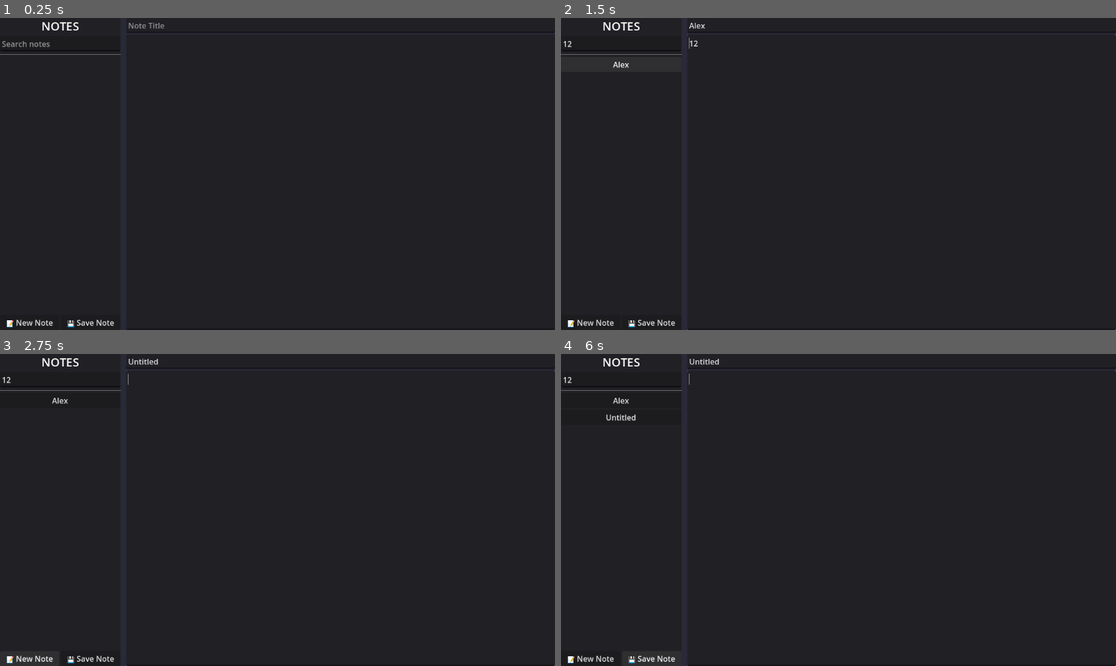
Above: before the commit, frames 1-4 (two rows, left to right).
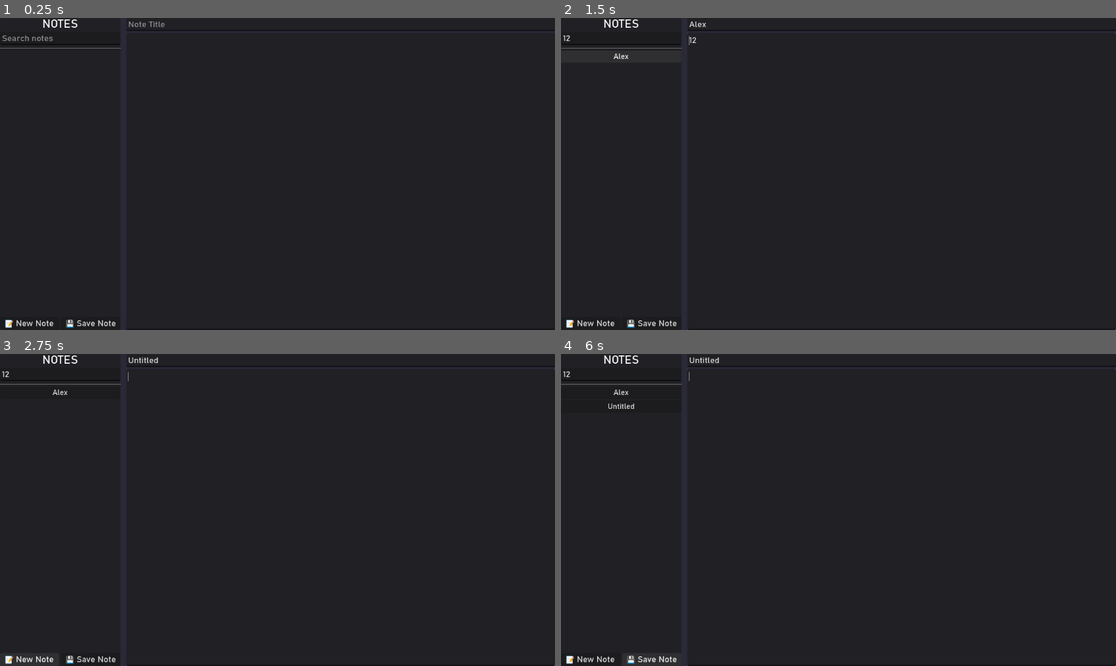
Above: after the commit, the same moments.

Repository: FroglightInteractive/FroglightNotes
Game: Godot game, scene res://scenes/main_window.tscn
Same seed, same stepped clock (60 frames per second), same inputs: the game is played once before the commit and once after it.
Inputs (mouse positions are in pixels of both pictures, inside the frame that each line leads up to):
- Up to frame 1 (0.25 s): no input
- Up to frame 2 (1.5 s): click (622, 42) at 0.52 s; type "12" at 0.6 s; click (899, 24) at 0.75 s; type "Alex" at 0.83 s; click (899, 183) at 0.98 s; type "12" at 1.07 s; click "Alex" at 1.25 s
- Up to frame 3 (2.75 s): click "📝 New Note" at 2 s
- Up to frame 4 (6 s): click "📝 New Note" at 2.75 s; click "Alex" at 3.5 s; click "Alex" at 4.25 s; click "📝 New Note" at 5 s; click "💾 Save Note" at 5.75 s

The runs differ from the first frame. In frame 1, 0.9% of the frame differs, in the area x 0-100%, y 0-100%; in frame 2, 0.9%; in frame 3, 0.8%; in frame 4, 0.9%.

Commit message:
added bahnschrift as font

Diff:
--- a/scenes/main_window.tscn
+++ b/scenes/main_window.tscn
@@ -1,8 +1,10 @@
-[gd_scene load_steps=3 format=3 uid="uid://d4jwm4nfj8skh"]
+[gd_scene load_steps=4 format=3 uid="uid://d4jwm4nfj8skh"]
 
 [ext_resource type="Script" uid="uid://cig7iccmnmjio" path="res://scripts/main_window.gd" id="1_ac7cv"]
+[ext_resource type="FontFile" uid="uid://byypkayusmc3f" path="res://assets/fonts/bahnschrift.ttf" id="2_52e18"]
 
 [sub_resource type="LabelSettings" id="LabelSettings_p671h"]
+font = ExtResource("2_52e18")
 font_size = 24
 
 [node name="MainWindow" type="Control"]
@@ -63,6 +65,8 @@
 
 [node name="SeachNotes" type="LineEdit" parent="VBoxContainer/MainUI/HSplitContainer/NoteList/VBoxContainer"]
 layout_mode = 2
+theme_override_fonts/font = ExtResource("2_52e18")
+theme_override_font_sizes/font_size = 18
 placeholder_text = "Search notes"
 
 [node name="HSeparator" type="HSeparator" parent="VBoxContainer/MainUI/HSplitContainer/NoteList/VBoxContainer"]
@@ -87,6 +91,8 @@
 layout_mode = 2
 size_flags_horizontal = 3
 focus_mode = 0
+theme_override_fonts/font = ExtResource("2_52e18")
+theme_override_font_sizes/font_size = 18
 text = "📝 New Note"
 expand_icon = true
 
@@ -94,6 +100,8 @@
 layout_mode = 2
 size_flags_horizontal = 3
 focus_mode = 0
+theme_override_fonts/font = ExtResource("2_52e18")
+theme_override_font_sizes/font_size = 18
 text = "💾 Save Note"
 expand_icon = true
 
@@ -107,8 +115,12 @@
 [node name="NotesTitle" type="LineEdit" parent="VBoxContainer/MainUI/HSplitContainer/VBoxContainer/HBoxContainer"]
 layout_mode = 2
 size_flags_horizontal = 3
+theme_override_fonts/font = ExtResource("2_52e18")
+theme_override_font_sizes/font_size = 18
 placeholder_text = "Note Title"
 
-[node name="NotesEditor" type="TextEdit" parent="VBoxContainer/MainUI/HSplitContainer/VBoxContainer"]
+[node name="NotesEditor" type="TextEdit" parent="VBoxContainer/MainUI/HSplitContainer/VBoxContainer" groups=["editor"]]
 layout_mode = 2
 size_flags_vertical = 3
+theme_override_fonts/font = ExtResource("2_52e18")
+theme_override_font_sizes/font_size = 18
--- a/scripts/main_window.gd
+++ b/scripts/main_window.gd
@@ -65,6 +65,7 @@
 					file_button.focus_mode = Control.FOCUS_NONE
 					file_button.pressed.connect(_open_note.bind(file_path))
 					notes_container.add_child(file_button)
+					file_button.add_theme_font_override("font", preload("res://assets/fonts/bahnschrift.ttf"))
 
 			file_name = dir.get_next()
 		dir.list_dir_end()
@@ -81,7 +82,6 @@
 
 	var title: String = data.get("title", "")
 	var content: String = data.get("content", "")
-	var edited_at: String = data.get("edited_at", "").replace("T", " | ")
 
 	# insert data from file into editor
 	notes_title.text = title
Binary file added: assets/fonts/bahnschrift.ttf
Not shown, added: assets/fonts/bahnschrift.ttf.import
